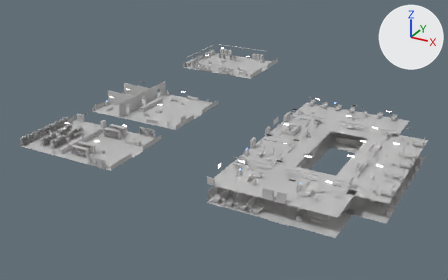
The Blender file ArtSource/HospitalInteriors/HospitalInteriors.blend, before and after one commit.
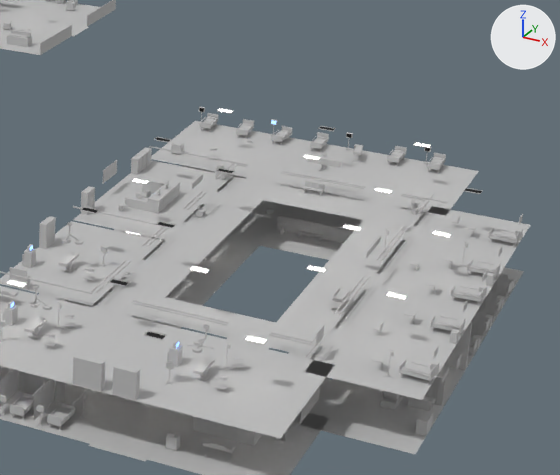
The first picture shows the older version from a camera (50 mm lens) standing at (62.5, -33.2, 57.9) and looking at (-6.4, 92.0, -4.8). The close-ups show the older and then the newer version on the part from 53% to 98% of the width and 21% to 82% of the height of that picture. Only the edits that show in the close-ups are written down. Every picture has the same lights, and +X, +Y and +Z are marked at upper right.

Objects in the first close-up: 'H0_Corridors', 'H0_ER', 'H0_East', 'H0_Supplies', 'H1_Corridors', 'H1_Nurses', 'H1_Patients', 'H1_Recovery', 'H1_Surgery', 'Laundry' and 1 more.
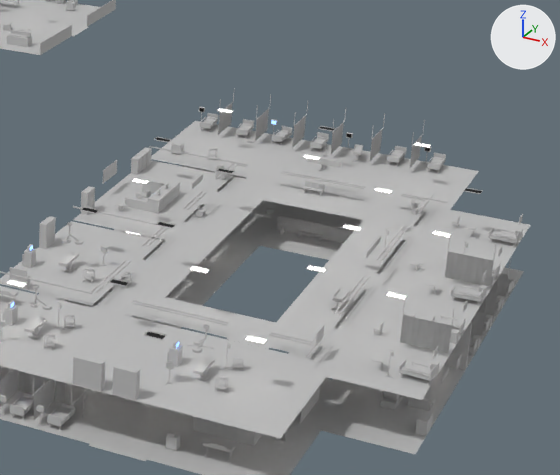
Changed parts and their boxes (x1, y1, x2, y2) in the close-ups (560 x 475 px; the box of a moved part takes in the faces that stretch with it):
'H1_Patients', reshaped
    before: (305, 187, 530, 406)
    after: (306, 187, 530, 400)
'H1_Recovery', reshaped (8% taller)
    before: (149, 107, 479, 216)
    after: (149, 94, 479, 212)
part 1 of me_h1_patients, deleted (mostly hidden)
    before: (425, 309, 487, 406)
part 2 of me_h1_patients, built on
    after: (416, 235, 496, 297)
part 3 of me_h1_patients, built on
    before: (305, 351, 394, 378)
    after: (314, 298, 454, 378)
part 4 of me_h1_recovery, moved or reshaped (not visible before)
    after: (219, 112, 223, 133)
part 5 of me_h1_recovery, built on
    before: (198, 123, 428, 165)
    after: (199, 94, 430, 168)
part 6 of me_h1_recovery, reshaped
    before: (426, 204, 452, 216)
    after: (407, 194, 452, 212)

The change in detail:
me_h1_patients is used by ob_h1_patients; location (0.0, 0.0, 0.0).
me_h1_patients had 3890 vertices, 952 faces and spanned x 34.1..41.9, y 64.0..95.5, z 0.3..7.7.
me_h1_patients now has 5022 vertices, 1235 faces and spans x 34.1..41.9, y 64.0..95.5, z 4.0..7.7.
me_h1_patients part 1: 47 loose pieces with 188 vertices, spanning x 38.6..41.8, y 70.4..82.1, z 0.3..2.5, are deleted.
me_h1_patients part 2: 5 vertices moved within x 39.2..39.3, y 85.3, z 5.8..5.9; 28 vertices removed from x 38.8..39.4, y 85.0..85.6, z 4.1; 576 vertices added at x 36.4..41.9, y 79.1..85.6, z 4.0..7.7.
me_h1_patients part 3: 3 vertices moved within x 39.2..39.3, y 66.0, z 5.8..5.9; 29 vertices removed from x 34.1..39.4, y 64.0..66.3, z 4.0..4.1; 577 vertices added at x 34.1..41.9, y 64.0..74.7, z 4.0..7.7.
Other edits to the shape of me_h1_patients do not show in these pictures.
me_h1_recovery is used by ob_h1_recovery; location (0.0, 0.0, 0.0).
me_h1_recovery had 5334 vertices, 1293 faces and spanned x 10.1..35.6, y 94.1..104.9, z 0.3..7.7.
me_h1_recovery now has 6918 vertices, 1681 faces and spans x 10.1..35.6, y 94.1..104.9, z 4.0..7.7.
me_h1_recovery part 4: the loose piece of 4 vertices spanning x 13.5..13.6, y 101.9..102.2, z 0.3..2.4 is moved by (0.0, 0.0, 4.0).
me_h1_recovery part 5: 9 vertices moved from x 16.5..25.6, y 102.0..103.2, z 4.9..5.9 to x 16.5..25.6, y 102.0..103.2, z 4.8..5.9; 156 vertices removed from x 10.6..31.5, y 101.7..104.6, z 4.1; 1972 vertices added at x 10.6..32.8, y 101.5..104.9, z 4.0..7.7.
me_h1_recovery part 6: 1 vertex removed from x 35.6, y 94.1, z 4.0; 9 vertices added at x 34.1..35.6, y 94.1..96.0, z 4.0..5.2.
Other edits to the shape of me_h1_recovery do not show in these pictures.
